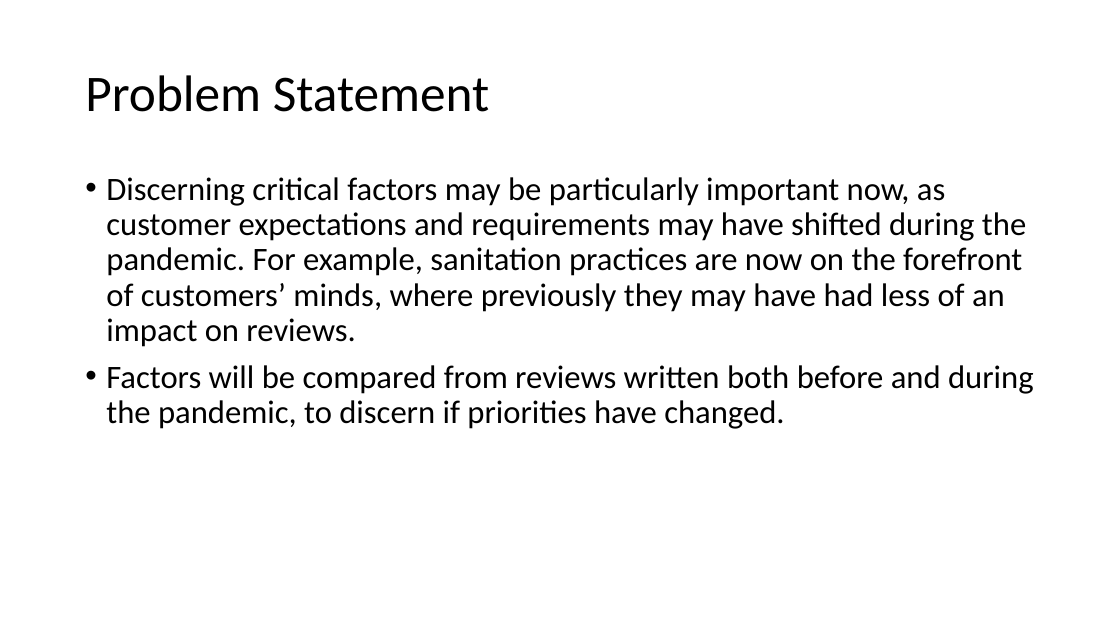
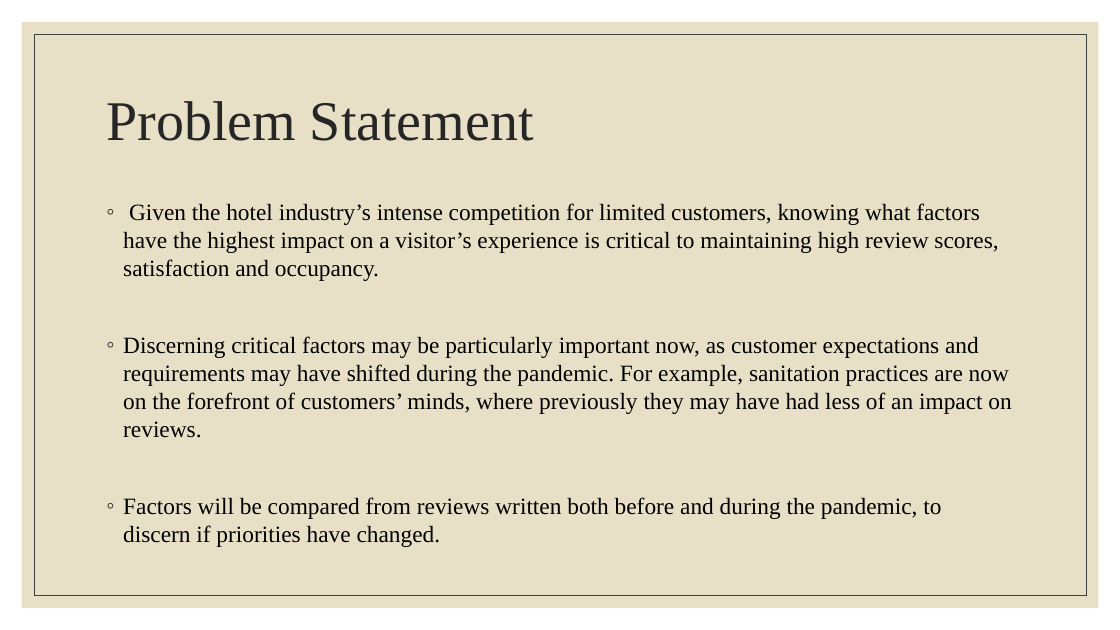
Before and after one commit to m-mcdougall/Capstone-DATS6501, a slide deck: slide 4 of Capstone Presentation.pptx. Drawn at 1120x630 pixels with LibreOffice and Linux fonts; fonts in the diff are those of the drawing. Boxes give left, top, right and bottom in pixels: in the first picture for what was removed or moved away, otherwise in the second. Text is boxed around its words. In the diff, an @@ line names an element or a change of style, - is before the commit and + after.

```diff
--- a/Capstone Presentation.pptx
+++ b/Capstone Presentation.pptx
@@ rectangle added at (22,22,1099,608), fill #E7E0C7 @@
@@ rectangle added at (34,34,1086,596), outline #404040 0.5 pt @@
@@ title "Problem Statement": place and size @@
-title "Problem Statement" at (85,75,490,112)
+title "Problem Statement" at (106,101,534,141)
@@ title "Problem Statement" at (106,101,534,141): size 44 to 48 pt, font Calibri to Times New Roman, text colour #000000 to #262626 @@
@@ text "Given the hotel industry’s intense ...": place and size @@
-text "Given the hotel industry’s intense ..." at (106,177,1034,429)
+text "Given the hotel industry’s intense ..." at (123,203,1011,547)
@@ text at (123,203,998,281): paragraph added @@
+◦ Given the hotel industry’s intense competition for limited customers, knowing what factors have the highest impact on a visitor’s experience is critical to maintaining high review scores, satisfaction and occupancy.
@@ text at (123,336,1011,547): size 28 to 20 pt, font Calibri to Times New Roman in "Discerning critical factors may be particularly important ...", "Factors will be compared from reviews written ..."; bullet • to ◦; line spacing 0.9 to 1; less space between paragraphs @@
```
Also in this commit, not shown: 5 other slides changed, 17 slides added, 4 slides removed, 4 other files.
